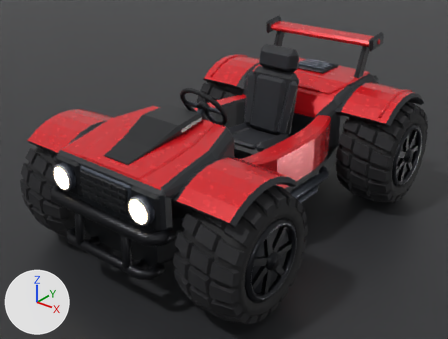
The Blender file offroad-kart/connected-kart/OffroadKart_Connected.blend: old version first, new version second.
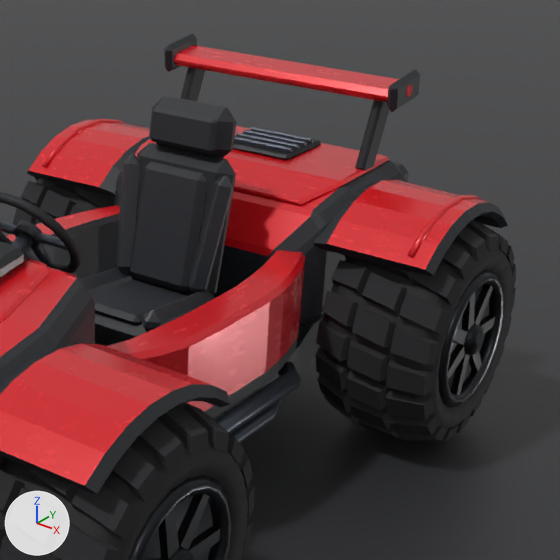
There are two pictures of each version: one whole from a 50 mm camera at (10.79, -14.34, 10.23) aimed at (-0.14, -0.67, 1.76), one close up on the part from 43% to 100% of the width and 0% to 76% of the height. The axes (+X, +Y, +Z) are drawn at lower left. The lights are the same throughout. The older version's two pictures come first.

Names of what the first close-up shows: 'Bucket_Back_Pad', 'Front_Hood', 'Left_Front_Fender', 'Left_Integrated_Sidepod', 'Left_Rear_Fender', 'Preview | Carbon Sweep', 'Rear_Engine_Deck', 'Rear_Red_Deck', 'Right_Rear_Fender', 'Spoiler_Left_Cap', 'Spoiler_Left_Endplate', 'Spoiler_Left_Stanchion', 'Spoiler_Red_Airfoil', 'Spoiler_Right_Endplate', 'Spoiler_Right_Stanchion', 'Wheel_FL', 'Wheel_RL' and 31 more.
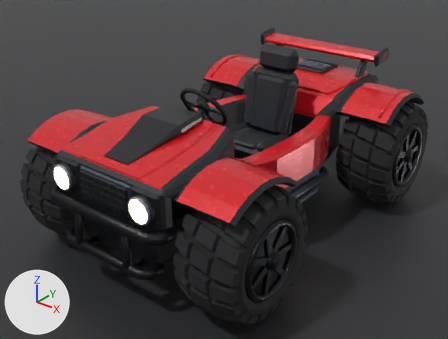
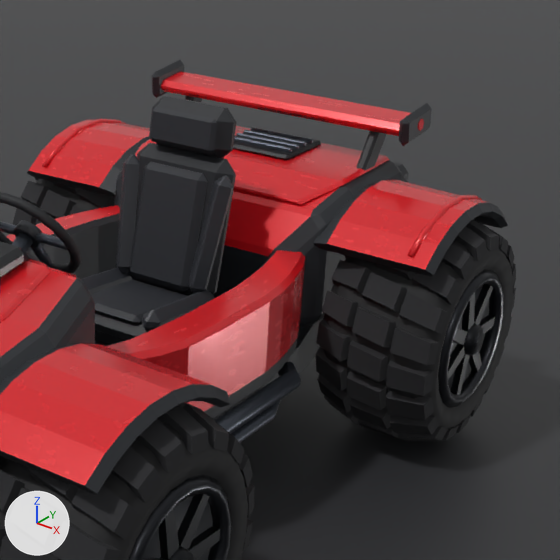
Commit message: Close kart footwell and lower rear spoiler

The change, as a list of edits to the scene's bpy script:
```text
Change ob_spoiler_left_stanchion:
    ob_spoiler_left_stanchion.location: (1.71, 4.43, 4.42) -> (1.71, 4.43, 4.18)
    ob_spoiler_left_stanchion.scale: (1.0, 1.0, 1.0) -> (1.0, 1.0, 0.612)
Change ob_spoiler_left_endplate:
    ob_spoiler_left_endplate.location: (2.04, 4.62, 5.1) -> (2.285, 4.62, 4.62)
Change ob_spoiler_left_cap:
    ob_spoiler_left_cap.location: (2.124, 4.63, 5.11) -> (2.369, 4.63, 4.63)
Change ob_spoiler_right_stanchion:
    ob_spoiler_right_stanchion.location: (-1.71, 4.43, 4.42) -> (-1.71, 4.43, 4.18)
    ob_spoiler_right_stanchion.scale: (1.0, 1.0, 1.0) -> (1.0, 1.0, 0.612)
Change ob_spoiler_right_endplate:
    ob_spoiler_right_endplate.location: (-2.04, 4.62, 5.1) -> (-2.285, 4.62, 4.62)
Change ob_spoiler_red_airfoil:
    ob_spoiler_red_airfoil.location: (0.0, 4.62, 5.07) -> (0.0, 4.62, 4.59)
    ob_spoiler_red_airfoil.scale: (1.0, 1.0, 1.0) -> (1.12, 1.0, 1.0)
```

Changed parts and their boxes (x1, y1, x2, y2) in the close-ups (560 x 560 px):
'Spoiler_Red_Airfoil', moved, rescaled (11% wider, 14% taller): before (174, 45, 399, 102); after (161, 71, 411, 136)
'Spoiler_Left_Endplate', moved: before (387, 69, 420, 112); after (399, 103, 432, 146)
'Spoiler_Left_Stanchion', moved, rescaled: before (355, 100, 389, 170); after (357, 131, 386, 170)
'Spoiler_Right_Endplate', moved: before (164, 34, 197, 72); after (152, 60, 184, 98)
'Spoiler_Right_Stanchion', moved, rescaled (mostly hidden afterwards): before (180, 67, 205, 102); after (185, 96, 202, 102)
'Spoiler_Left_Cap', moved: before (406, 85, 413, 97); after (418, 119, 424, 131)
